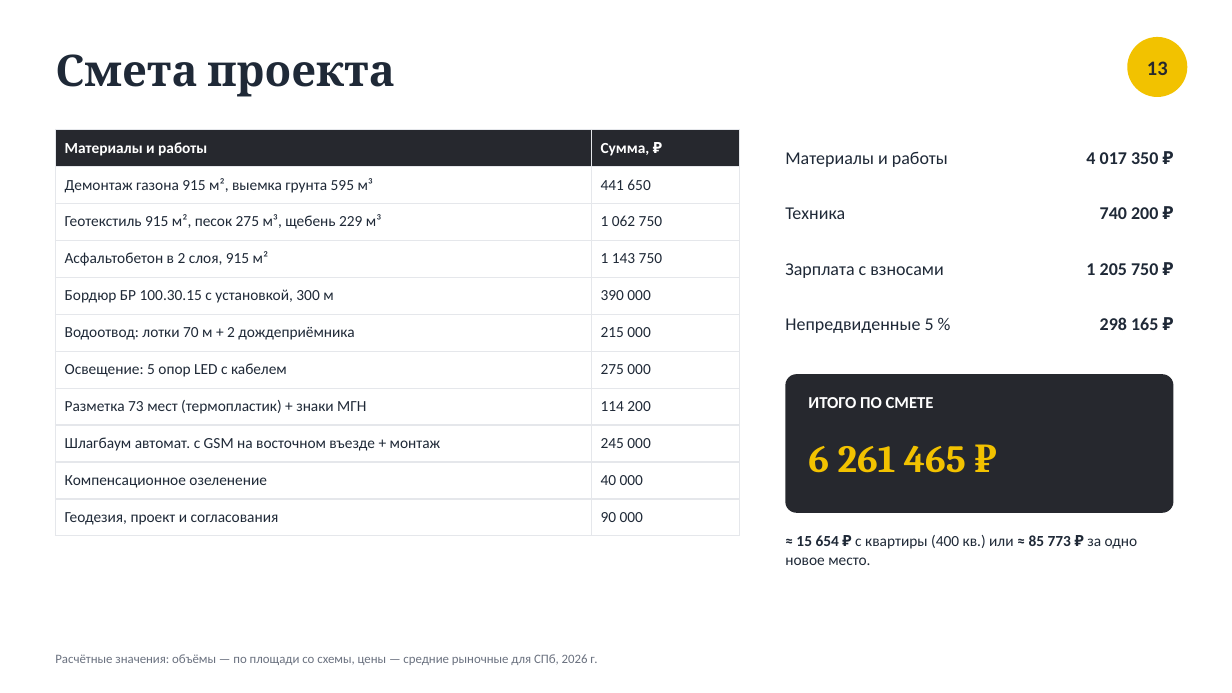
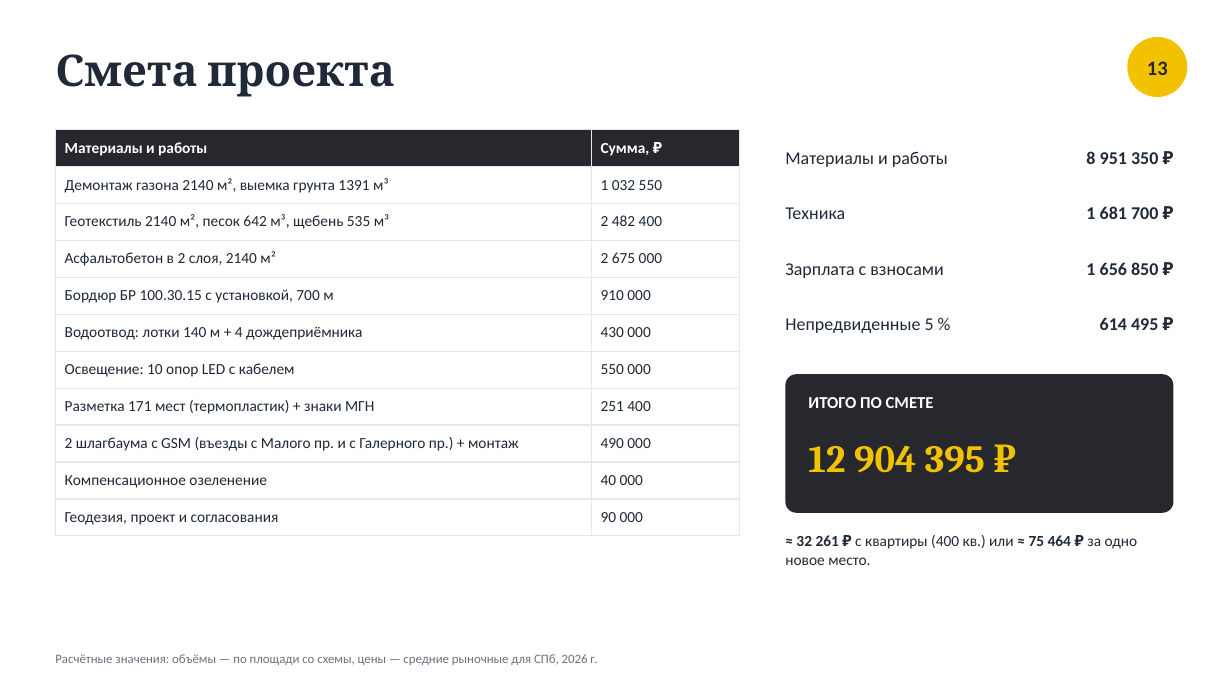
Before and after one commit to shortisshow-prog/mirigrushek, a slide deck: slide 13 of parking/Парковка_Нахимова_20.pptx. Drawn at 1232x693 pixels with LibreOffice and Linux fonts; fonts in the diff are those of the drawing. Boxes give left, top, right and bottom in pixels: in the first picture for what was removed or moved away, otherwise in the second. Text is boxed around its words. In the diff, an @@ line names an element or a change of style, - is before the commit and + after.

```diff
--- a/parking/Парковка_Нахимова_20.pptx
+++ b/parking/Парковка_Нахимова_20.pptx
@@ table at (55, 129, 739, 529) @@
-row 2, column 1: Демонтаж газона 915 м², выемка грунта 595 м³
+row 2, column 1: Демонтаж газона 2140 м², выемка грунта 1391 м³
-row 2, column 2: 441 650
+row 2, column 2: 1 032 550
-row 3, column 1: Геотекстиль 915 м², песок 275 м³, щебень 229 м³
+row 3, column 1: Геотекстиль 2140 м², песок 642 м³, щебень 535 м³
-row 3, column 2: 1 062 750
+row 3, column 2: 2 482 400
-row 4, column 1: Асфальтобетон в 2 слоя, 915 м²
+row 4, column 1: Асфальтобетон в 2 слоя, 2140 м²
-row 4, column 2: 1 143 750
+row 4, column 2: 2 675 000
-row 5, column 1: Бордюр БР 100.30.15 с установкой, 300 м
+row 5, column 1: Бордюр БР 100.30.15 с установкой, 700 м
-row 5, column 2: 390 000
+row 5, column 2: 910 000
-row 6, column 1: Водоотвод: лотки 70 м + 2 дождеприёмника
+row 6, column 1: Водоотвод: лотки 140 м + 4 дождеприёмника
-row 6, column 2: 215 000
+row 6, column 2: 430 000
-row 7, column 1: Освещение: 5 опор LED с кабелем
+row 7, column 1: Освещение: 10 опор LED с кабелем
-row 7, column 2: 275 000
+row 7, column 2: 550 000
-row 8, column 1: Разметка 73 мест (термопластик) + знаки МГН
+row 8, column 1: Разметка 171 мест (термопластик) + знаки МГН
-row 8, column 2: 114 200
+row 8, column 2: 251 400
-row 9, column 1: Шлагбаум автомат. с GSM на восточном въезде + монтаж
+row 9, column 1: 2 шлагбаума с GSM (въезды с Малого пр. и с Галерного пр.) + монтаж
-row 9, column 2: 245 000
+row 9, column 2: 490 000
@@ text at (1086, 151, 1158, 164): text changed @@
-4 017 350 ₽
+8 951 350 ₽
@@ text at (1086, 206, 1158, 219): text changed @@
-740 200 ₽
+1 681 700 ₽
@@ text at (1086, 262, 1158, 275): text changed @@
-1 205 750 ₽
+1 656 850 ₽
@@ text at (1100, 317, 1158, 330): text changed @@
-298 165 ₽
+614 495 ₽
@@ text at (808, 446, 985, 473): text changed @@
-6 261 465 ₽
+12 904 395 ₽
@@ text at (785, 535, 1138, 565): text changed @@
-≈ 15 654 ₽ с квартиры (400 кв.) или ≈ 85 773 ₽ за одно новое место.
+≈ 32 261 ₽ с квартиры (400 кв.) или ≈ 75 464 ₽ за одно новое место.
```
Also in this commit, not shown: 9 other slides changed, 2 other files.
